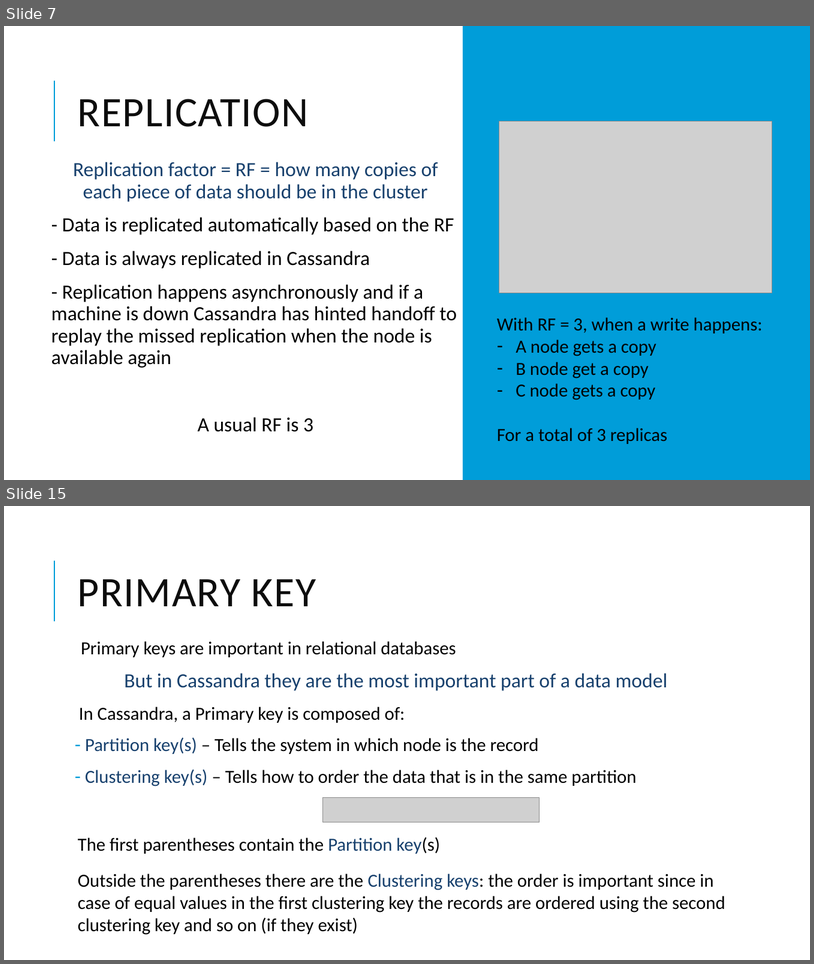
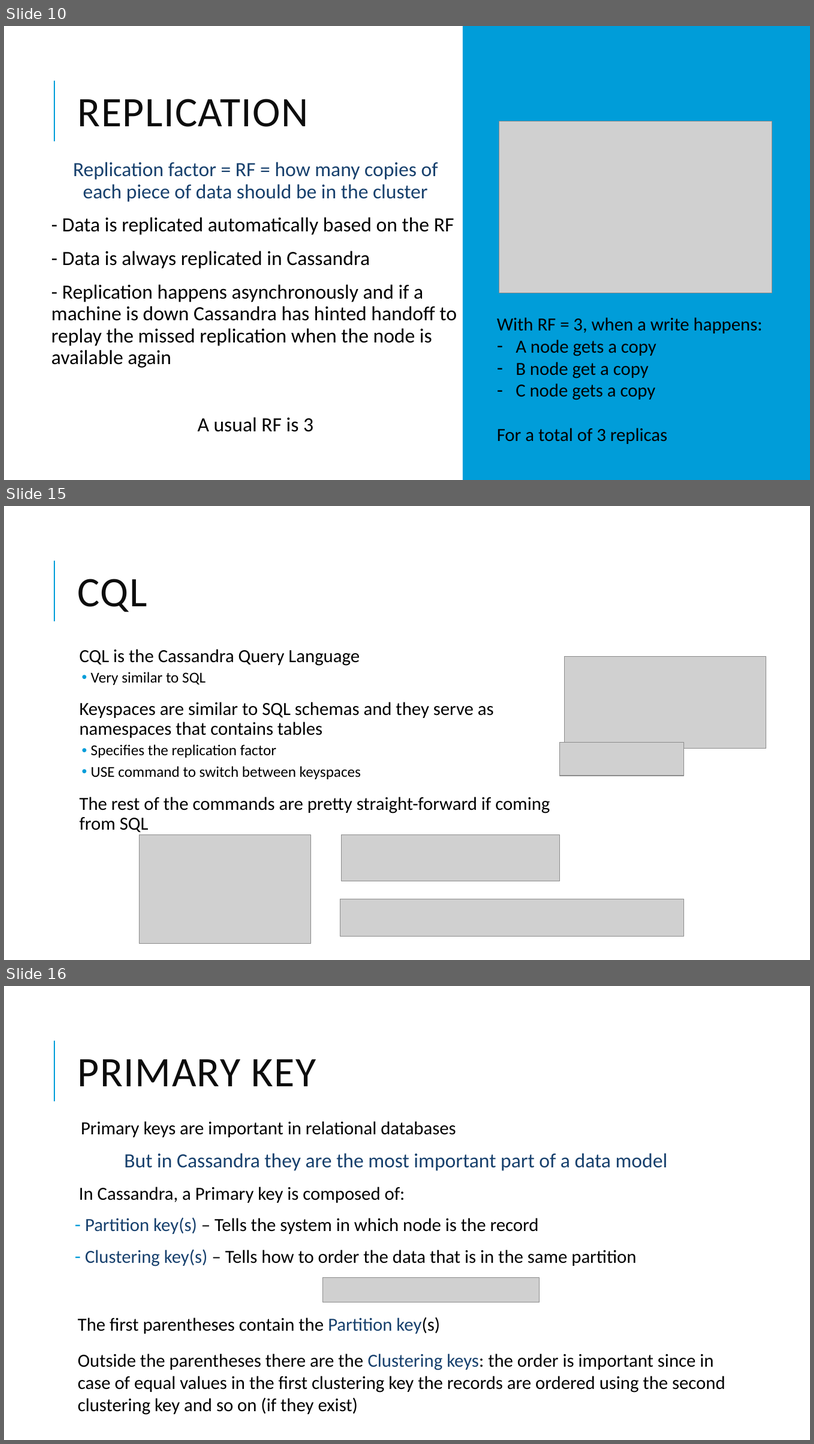
Before and after one commit to DebbyX3/cassandra-project, a slide deck: Cassandra project.pptx. Shown one above the other, each under a label of ours: slides 7 and 15 before the commit, slides 10, 15 and 16 after it; the slides between them are not shown. The pictures are 814x964 and 814x1444 pixels, drawn with LibreOffice and Linux fonts; fonts in the diff are those of the drawing; grey boxes stand for pictures. Boxes give left, top, right and bottom in pixels: in the first picture for what was removed or moved away, otherwise in the second. Text is boxed around its words. In the diff, an @@ line names an element or a change of style, - is before the commit and + after.

Commit message:
pptx - cassandra cql

```diff
--- a/Cassandra project.pptx
+++ b/Cassandra project.pptx
@@ slide 15 added at [4,506,810,960], background #FFFFFF; not listed: 1 template element that a slide beside it also shows @@
@@ title added at [78,579,147,612], 50 pt, text #0D0D0D @@
+CQL
@@ text added at [80,649,550,832], 22 pt, text #000000 @@
+  CQL is the Cassandra Query Language
+  • Very similar to SQL
+  Keyspaces are similar to SQL schemas and they serve as namespaces that contains tables
+  • Specifies the replication factor
+  • USE command to switch between keyspaces
+  The rest of the commands are pretty straight-forward if coming from SQL
@@ picture added at [565,656,767,748] @@
@@ picture added at [560,742,684,776] @@
@@ picture added at [140,834,311,943] @@
@@ picture added at [342,834,560,880] @@
@@ picture added at [341,899,684,936] @@
@@ what was slide 7 is now slide 10 @@
@@ what was slide 15 is now slide 16 @@
```
Also in this commit, not shown: 3 slides changed, 2 other slides added, 3 slides removed.
